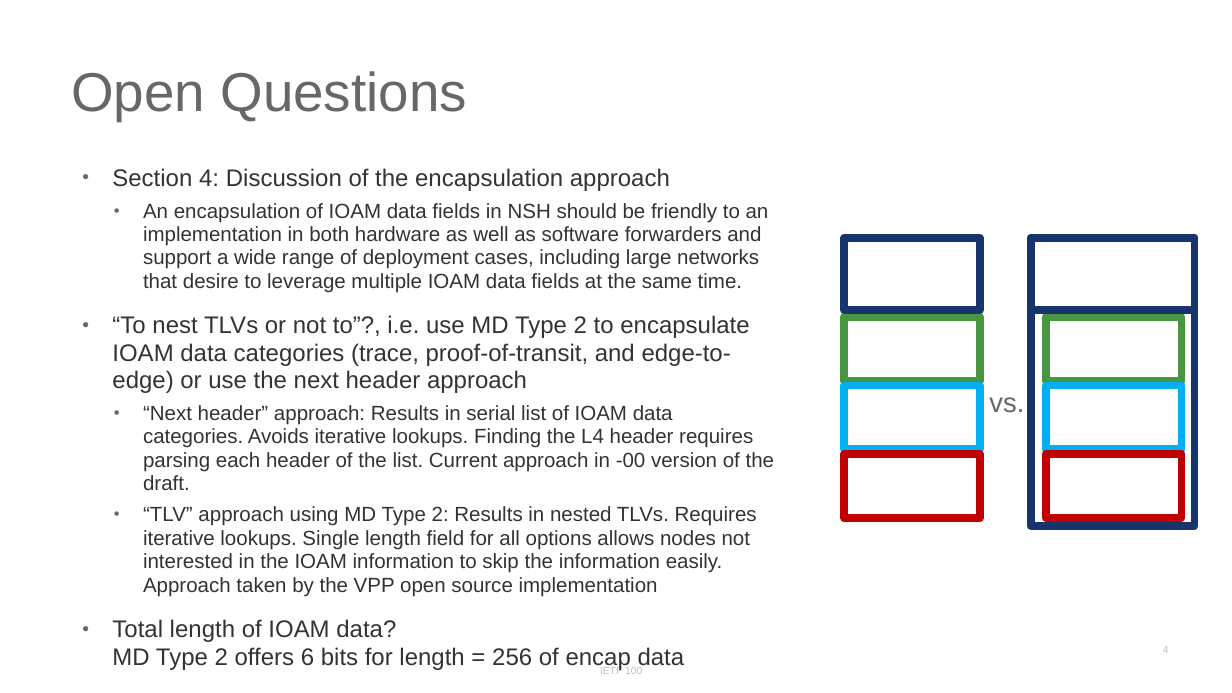
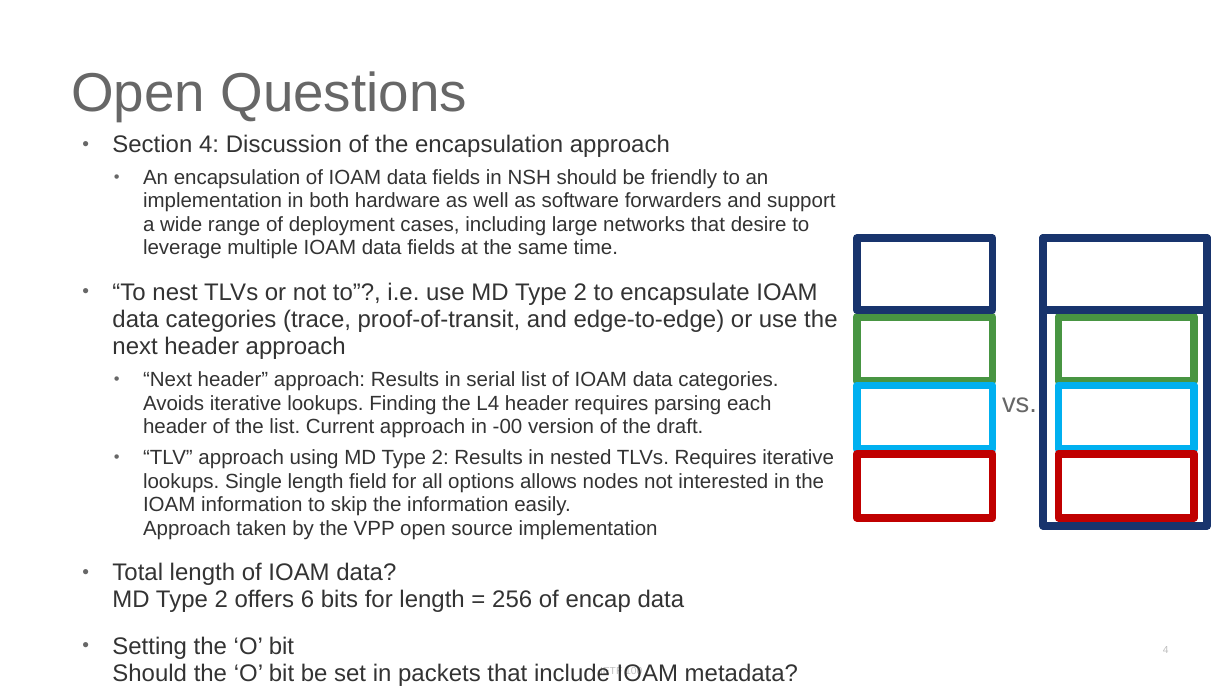
Before and after one commit to inband-oam/ietf, a slide deck: slide 4 of presentations/IETF100/IETF100-SFC-IOAM.pptx. Drawn at 1232x693 pixels with LibreOffice and Linux fonts; fonts in the diff are those of the drawing. Boxes give left, top, right and bottom in pixels: in the first picture for what was removed or moved away, otherwise in the second. Text is boxed around its words. In the diff, an @@ line names an element or a change of style, - is before the commit and + after.

Commit message:
Minor updates in SFC and NVO3 presentations

```diff
--- a/presentations/IETF100/IETF100-SFC-IOAM.pptx
+++ b/presentations/IETF100/IETF100-SFC-IOAM.pptx
@@ text "Section 4: Discussion of the ...": place and size @@
-text "Section 4: Discussion of the ..." at [112, 168, 774, 597]
+text "Section 4: Discussion of the ..." at [112, 134, 837, 686]
@@ 2 rectangles, 1 text: place and size @@
-2 rectangles, 1 text at [989, 238, 1195, 525]
+2 rectangles, 1 text at [1002, 238, 1207, 525]
@@ 7 rectangles: place and size @@
-7 rectangles at [844, 238, 1181, 517]
+7 rectangles at [856, 238, 1194, 517]
@@ text at [112, 636, 798, 686]: paragraph added @@
+• Setting the ‘O’ bit
+  Should the ‘O’ bit be set in packets that include IOAM metadata?
```
Also in this commit, not shown: 1 other slide changed, 1 slide added, 1 other file.
